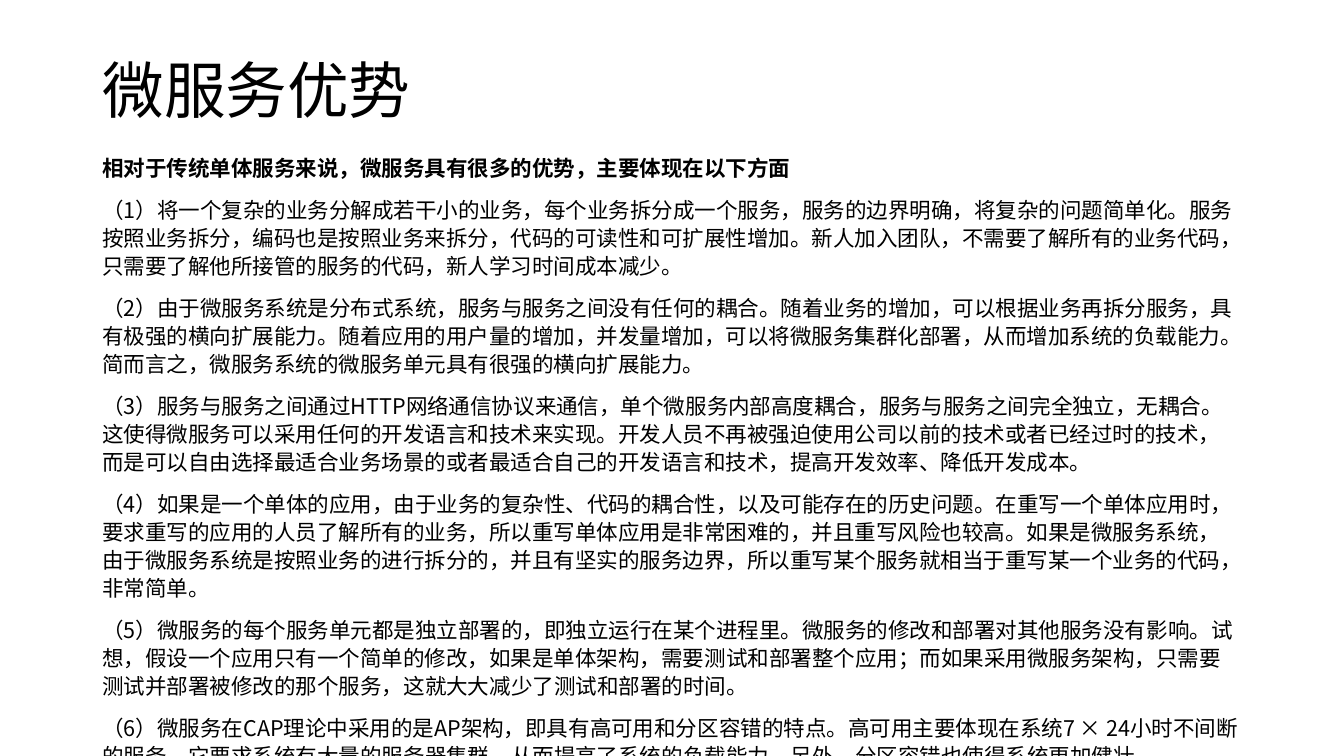
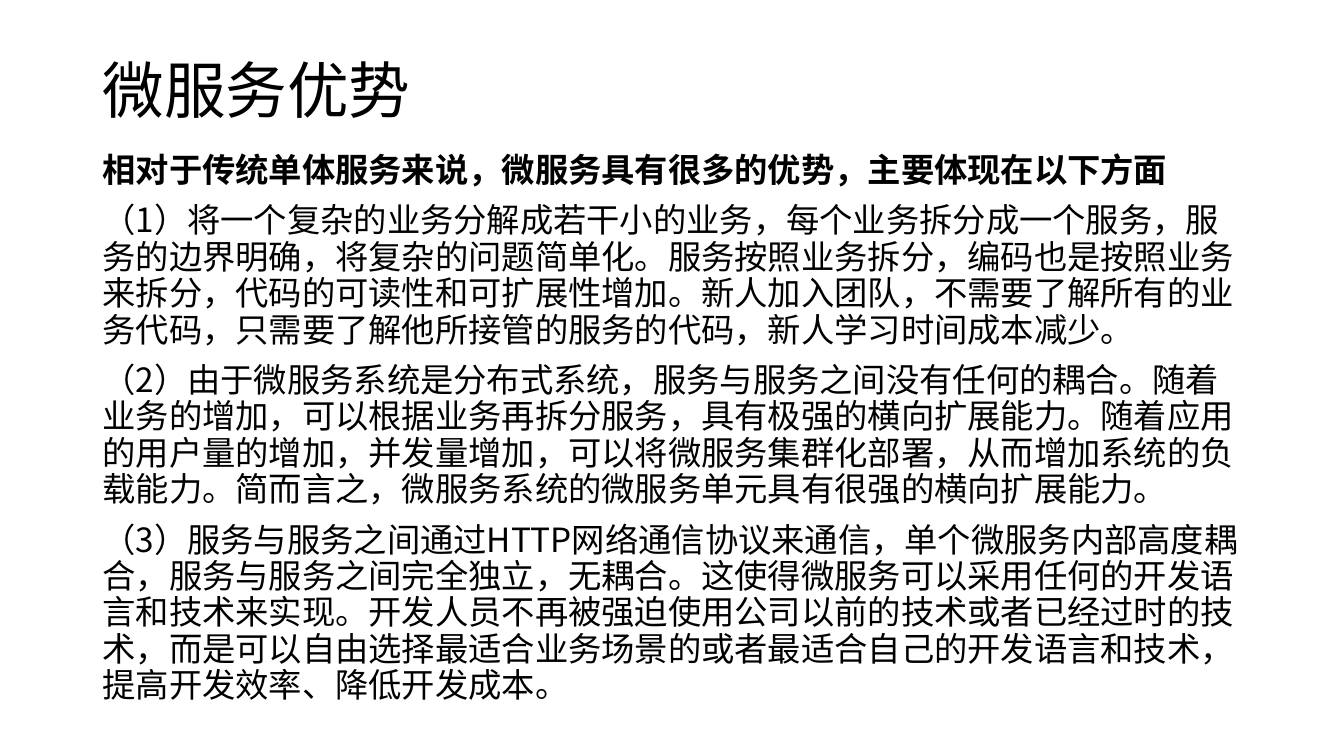
Before and after one commit to axzxs2001/HisMicroserviceSample, a slide deck: slide 3 of HisMicroserviceSample/Doc/基于.net core微服务.pptx. Drawn at 1344x756 pixels with LibreOffice and Linux fonts; fonts in the diff are those of the drawing; background and template pictures are left out. Boxes give left, top, right and bottom in pixels: in the first picture for what was removed or moved away, otherwise in the second. Text is boxed around its words. In the diff, an @@ line names an element or a change of style, - is before the commit and + after.

```diff
--- a/HisMicroserviceSample/Doc/基于.net core微服务.pptx
+++ b/HisMicroserviceSample/Doc/基于.net core微服务.pptx
@@ text "相对于传统单体服务来说，微服务具有很多的优势，主要体现在以下方面" at [102, 153, 1237, 700]: size 15.4 to 23.8 pt; line spacing 20pt to 26pt @@
@@ text at [102, 493, 1242, 738]: paragraphs removed @@
-（4）如果是一个单体的应用，由于业务的复杂性、代码的耦合性，以及可能存在的历史问题。在重写一个单体应用时，要求重写的应用的人员了解所有的业务，所以重写单体应用是非常困难的，并且重写风险也较高。如果是微服务系统，由于微服务系统是按照业务的进行拆分的，并且有坚实的服务边界，所以重写某个服务就相当于重写某一个业务的代码，非常简单。
-（5）微服务的每个服务单元都是独立部署的，即独立运行在某个进程里。微服务的修改和部署对其他服务没有影响。试想，假设一个应用只有一个简单的修改，如果是单体架构，需要测试和部署整个应用；而如果采用微服务架构，只需要测试并部署被修改的那个服务，这就大大减少了测试和部署的时间。
-（6）微服务在CAP理论中采用的是AP架构，即具有高可用和分区容错的特点。高可用主要体现在系统7 × 24小时不间断的服务，它要求系统有大量的服务器集群，从而提高了系统的负载能力。另外，分区容错也使得系统更加健壮。
```
Also in this commit, not shown: 1 slide added, 9 other files.
